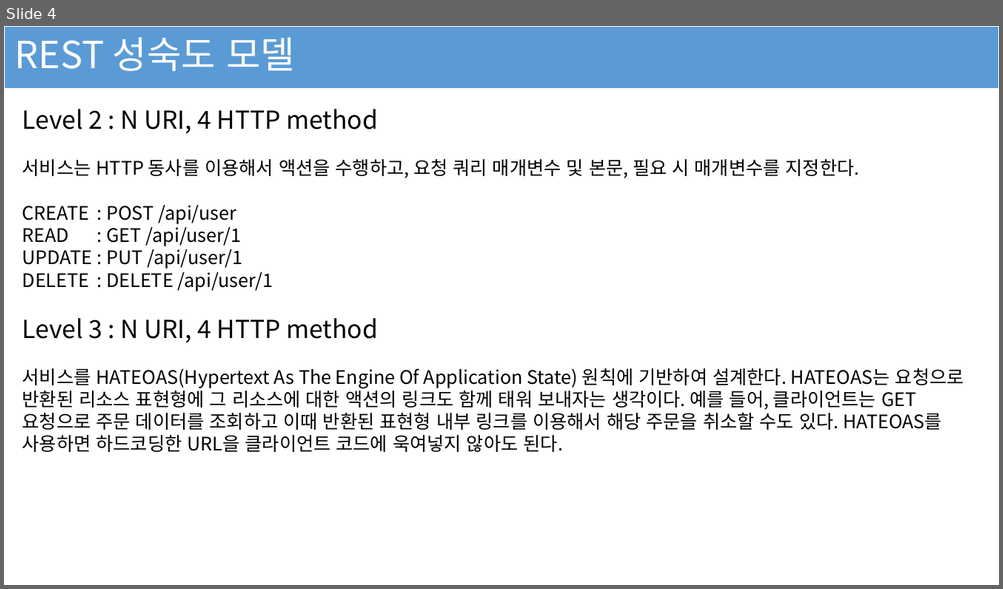
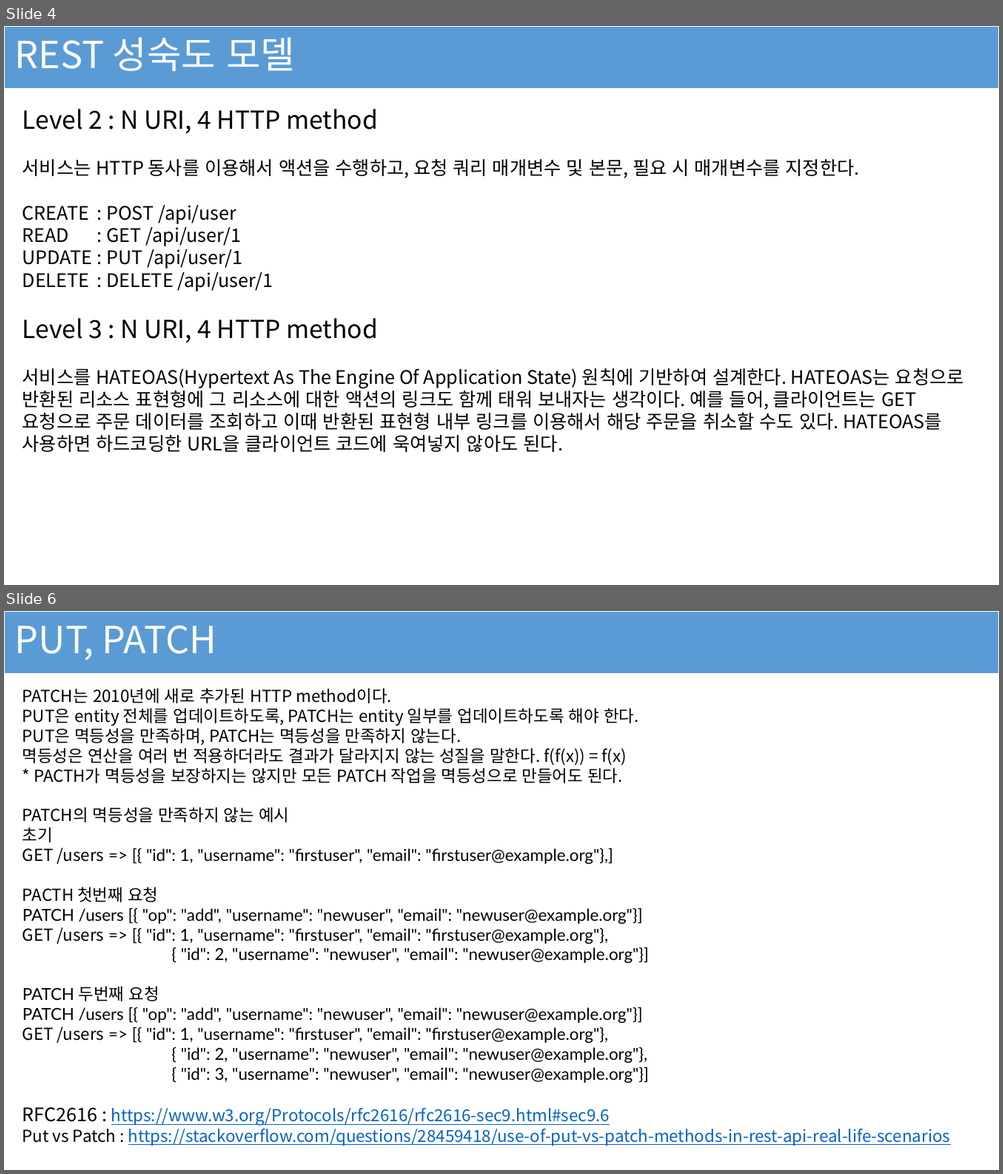
Before and after one commit to ghjk0498/SimpleSpringREST, a slide deck: REST API, Spring Framework.pptx. Shown one above the other, each under a label of ours: slide 4 before the commit, slides 4 and 6 after it; the slides between them are not shown. The pictures are 1003x589 and 1003x1174 pixels, drawn with LibreOffice and Linux fonts; fonts in the diff are those of the drawing. Boxes give left, top, right and bottom in pixels: in the first picture for what was removed or moved away, otherwise in the second. Text is boxed around its words. In the diff, an @@ line names an element or a change of style, - is before the commit and + after.

```diff
--- a/REST API, Spring Framework.pptx
+++ b/REST API, Spring Framework.pptx
@@ slide 6 added at (4, 611, 999, 1170), background #FFFFFF @@
@@ rectangle added at (4, 611, 999, 674), fill #5B9BD5, outline #FFFFFF 1 pt @@
@@ text added at (15, 625, 216, 660), 36 pt, text #FFFFFF @@
+PUT, PATCH
@@ text added at (22, 688, 950, 1146), 16 pt, text #000000 @@
+PATCH는 2010년에 새로 추가된 HTTP method이다.
+PUT은 entity 전체를 업데이트하도록, PATCH는 entity 일부를 업데이트하도록 해야 한다.
+PUT은 멱등성을 만족하며, PATCH는 멱등성을 만족하지 않는다.
+멱등성은 연산을 여러 번 적용하더라도 결과가 달라지지 않는 성질을 말한다. f(f(x)) = f(x)
+* PACTH가 멱등성을 보장하지는 않지만 모든 PATCH 작업을 멱등성으로 만들어도 된다.
+PATCH의 멱등성을 만족하지 않는 예시
+초기
+GET /users => [{ "id": 1, "username": "firstuser", "email": "firstuser@example.org"},]
+PACTH 첫번째 요청
+PATCH /users [{ "op": "add", "username": "newuser", "email": "newuser@example.org"}]
+GET /users => [{ "id": 1, "username": "firstuser", "email": "firstuser@example.org"},
+{ "id": 2, "username": "newuser", "email": "newuser@example.org"}]
+PATCH 두번째 요청
+PATCH /users [{ "op": "add", "username": "newuser", "email": "newuser@example.org"}]
+GET /users => [{ "id": 1, "username": "firstuser", "email": "firstuser@example.org"},
+{ "id": 2, "username": "newuser", "email": "newuser@example.org"},
+{ "id": 3, "username": "newuser", "email": "newuser@example.org"}]
+RFC2616 : https://www.w3.org/Protocols/rfc2616/rfc2616-sec9.html#sec9.6
+Put vs Patch : https://stackoverflow.com/questions/28459418/use-of-put-vs-patch-methods-in-rest-api-real-life-scenarios
```
Also in this commit, not shown: 1 other slide added.
